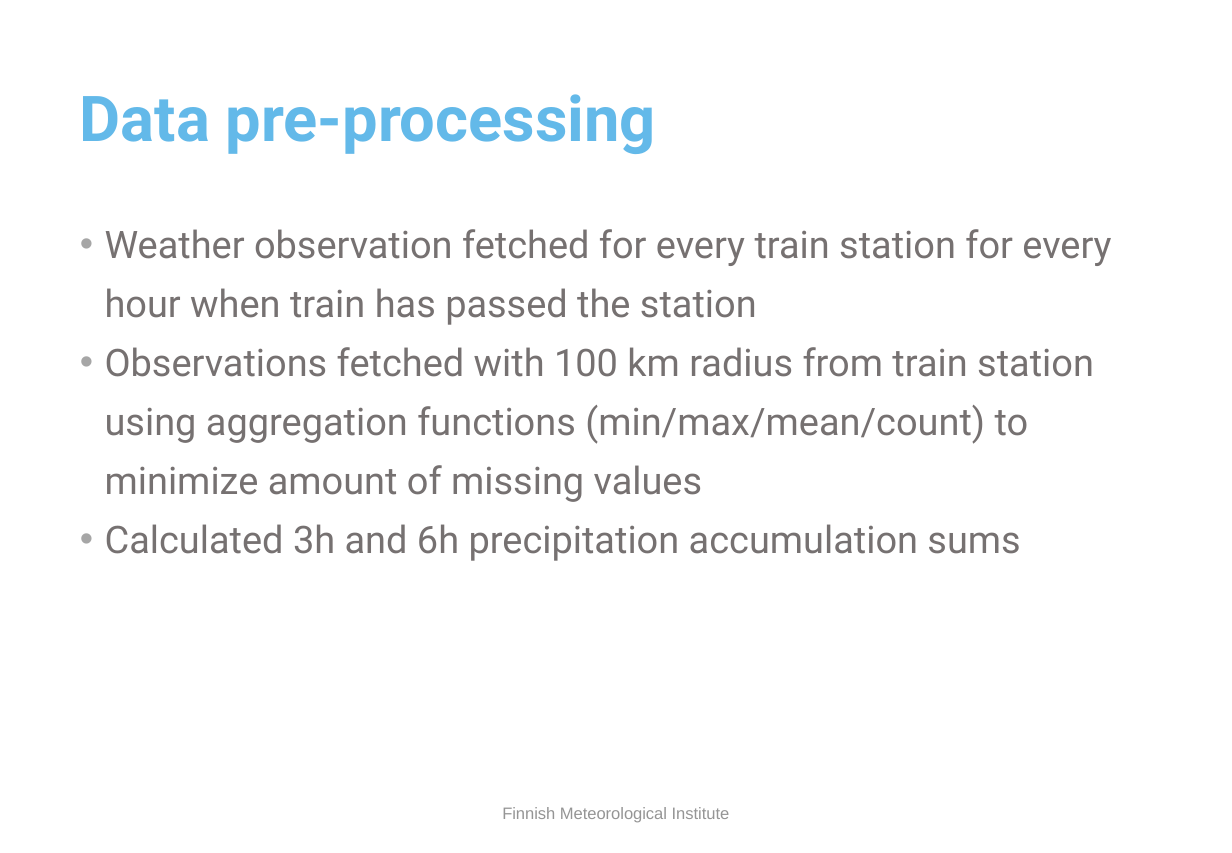
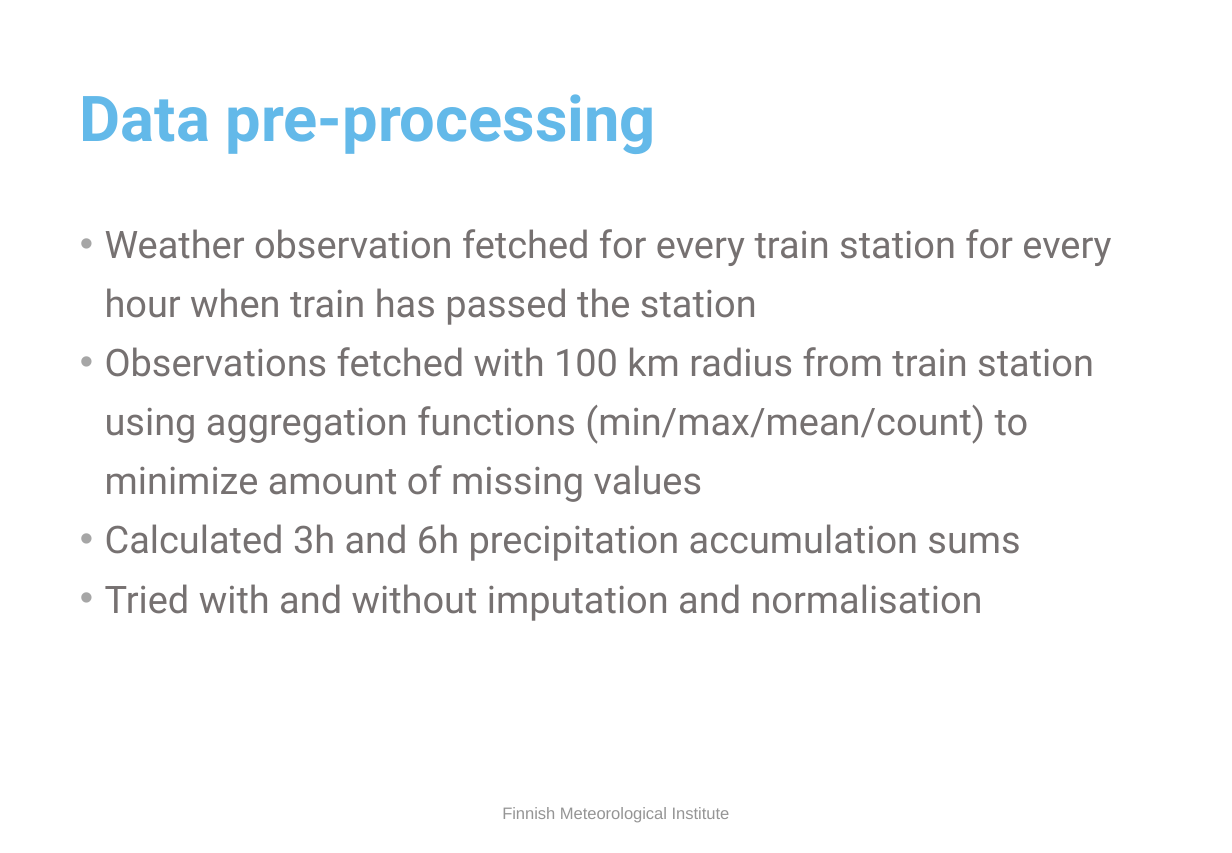
Before and after one commit to fmidev/trains, a slide deck: slide 11 of material/trains_technical.pptx (slide 10 before the commit). Drawn at 1232x853 pixels with LibreOffice and Linux fonts; fonts in the diff are those of the drawing; background and template pictures are left out. Boxes give left, top, right and bottom in pixels: in the first picture for what was removed or moved away, otherwise in the second. Text is boxed around its words. In the diff, an @@ line names an element or a change of style, - is before the commit and + after.

```diff
--- a/material/trains_technical.pptx
+++ b/material/trains_technical.pptx
@@ text at (105, 584, 983, 621): paragraph added @@
+• Tried with and without imputation and normalisation
```
Also in this commit, not shown: 1 other slide changed, 1 slide added, 2 other files.
